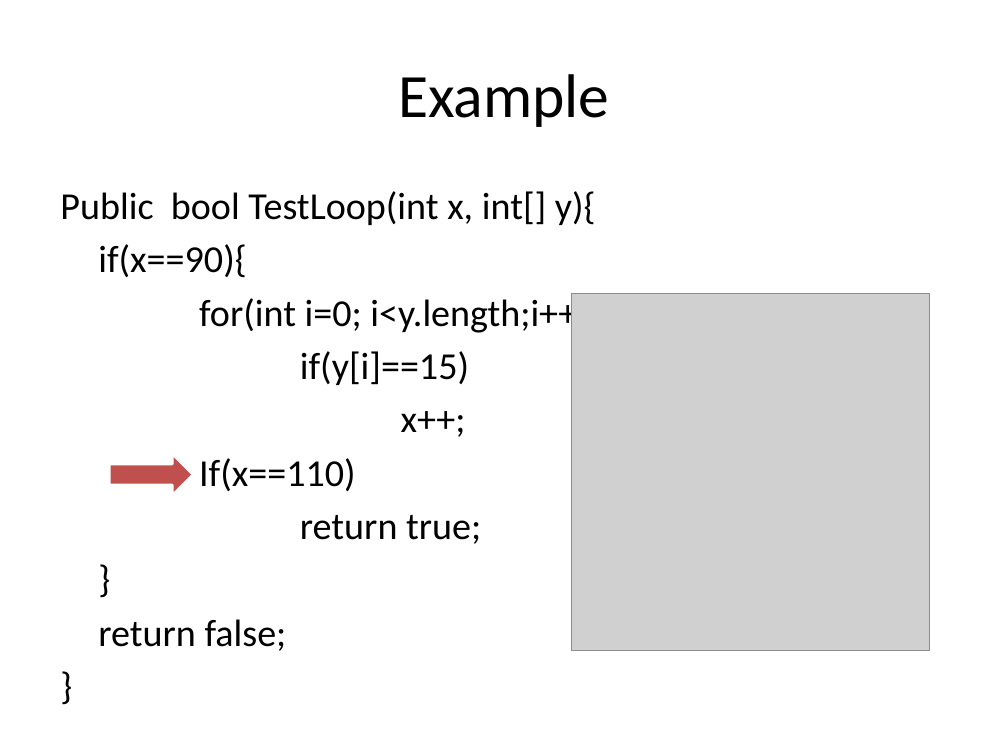
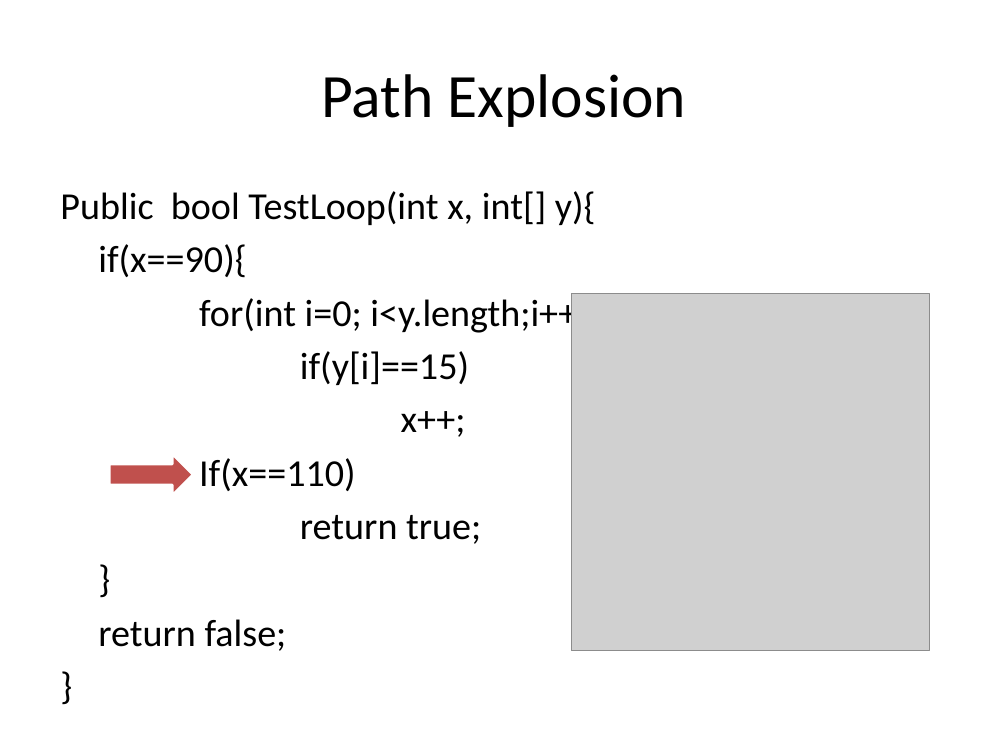
Before and after one commit to mentaman/cspat, a slide deck: slide 6 of Course/707 Theory of Computation/Fitness Guided Path Exploration in Automated Test Generation.pptx (slide 10 before the commit). Drawn at 1008x756 pixels with LibreOffice and Linux fonts; fonts in the diff are those of the drawing; grey boxes stand for pictures; background and template pictures are left out. Boxes give left, top, right and bottom in pixels: in the first picture for what was removed or moved away, otherwise in the second. Text is boxed around its words. In the diff, an @@ line names an element or a change of style, - is before the commit and + after.

```diff
--- a/Course/707 Theory of Computation/Fitness Guided Path Exploration in Automated Test Generation.pptx
+++ b/Course/707 Theory of Computation/Fitness Guided Path Exploration in Automated Test Generation.pptx
@@ title at box(321, 74, 687, 127): text changed @@
-Example
+Path Explosion
```
Also in this commit, not shown: 3 other slides changed, 3 slides added, 5 slides removed.
